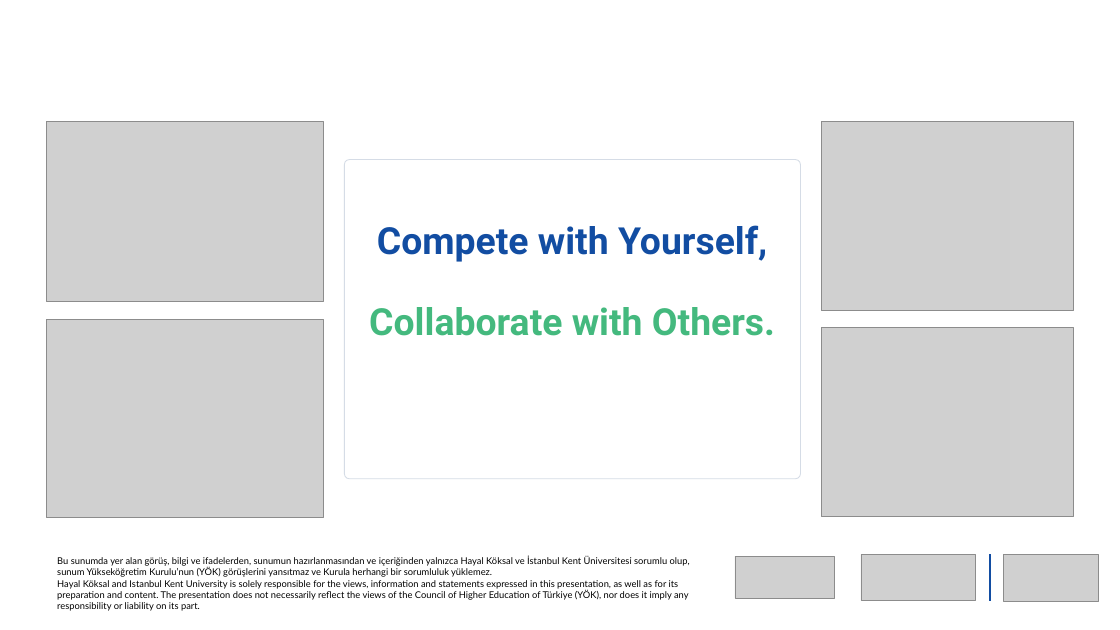
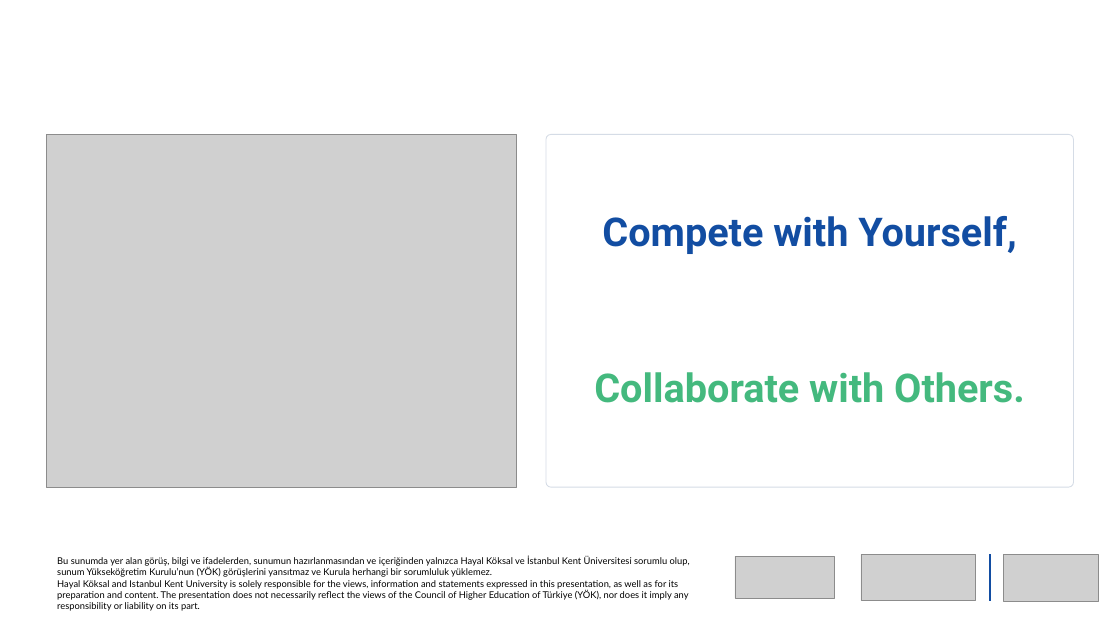
Before and after one commit to newtonsgrandson/cop-31-hayal-koksal, a slide deck: slide 19 of sunum/COP31_Climate_IMECE_Hayal_Koksal_EN.pptx. Drawn at 1120x630 pixels with LibreOffice and Linux fonts; fonts in the diff are those of the drawing; grey boxes stand for pictures; background and template pictures are left out. Boxes give left, top, right and bottom in pixels: in the first picture for what was removed or moved away, otherwise in the second. Text is boxed around its words. In the diff, an @@ line names an element or a change of style, - is before the commit and + after.

```diff
--- a/sunum/COP31_Climate_IMECE_Hayal_Koksal_EN.pptx
+++ b/sunum/COP31_Climate_IMECE_Hayal_Koksal_EN.pptx
@@ picture: place and size @@
-picture at box(822, 122, 1074, 311)
+picture at box(46, 134, 517, 487)
@@ picture removed at box(46, 122, 323, 302) @@
@@ rounded rectangle: place and size @@
-rounded rectangle at box(344, 160, 801, 479)
+rounded rectangle at box(546, 134, 1074, 487)
@@ rounded rectangle at box(546, 134, 1074, 487): proportions changed @@
@@ text "Compete with Yourself,": place and size @@
-text "Compete with Yourself," at box(377, 225, 767, 262)
+text "Compete with Yourself," at box(602, 216, 1016, 254)
@@ text "Compete with Yourself," at box(602, 216, 1016, 254): size 32 to 34 pt @@
@@ picture removed at box(46, 319, 323, 518) @@
@@ text "Collaborate with Others.": place and size @@
-text "Collaborate with Others." at box(369, 307, 775, 336)
+text "Collaborate with Others." at box(594, 372, 1025, 403)
@@ text "Collaborate with Others." at box(594, 372, 1025, 403): size 32 to 34 pt; vertical alignment top to middle @@
@@ picture removed at box(822, 328, 1074, 517) @@
```
Also in this commit, not shown: 2 other slides changed, 14 other files.
